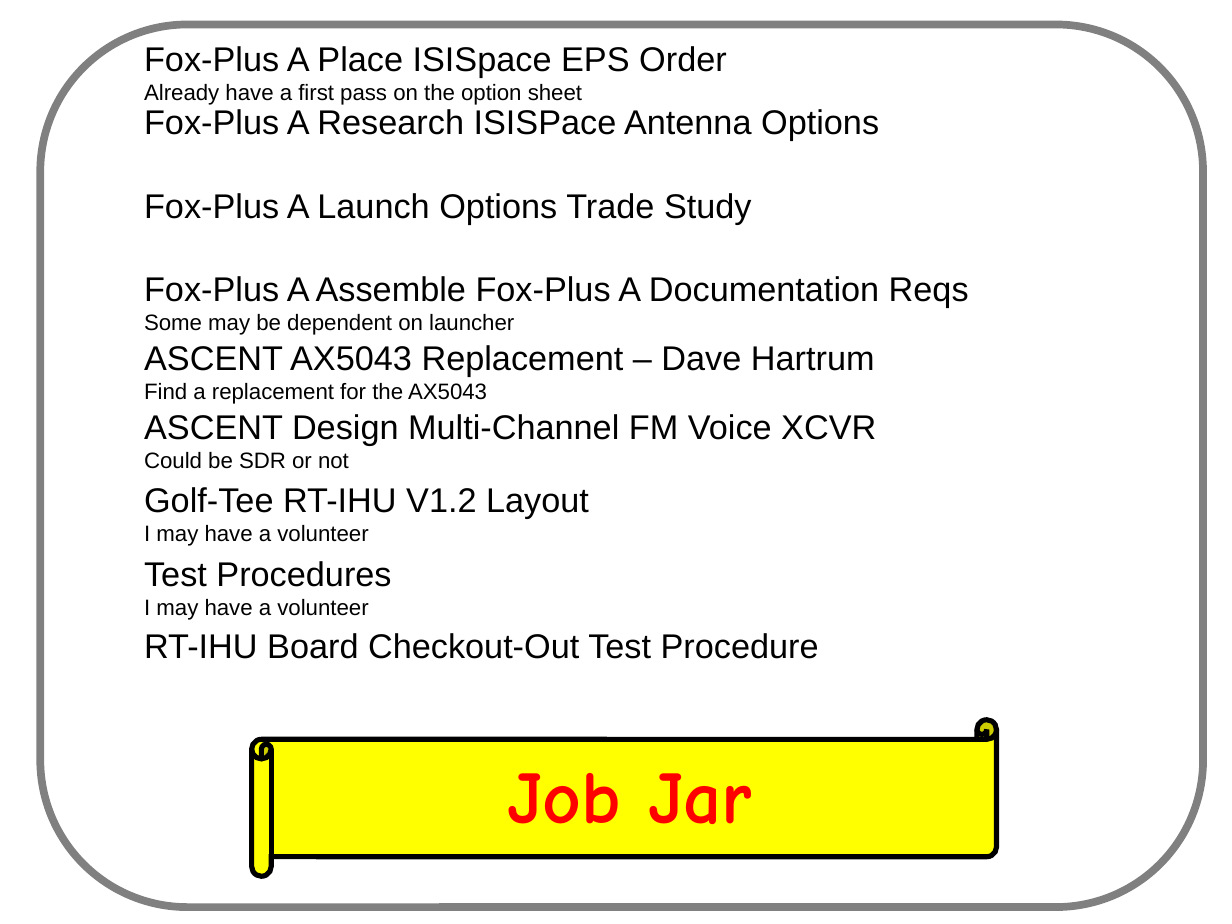
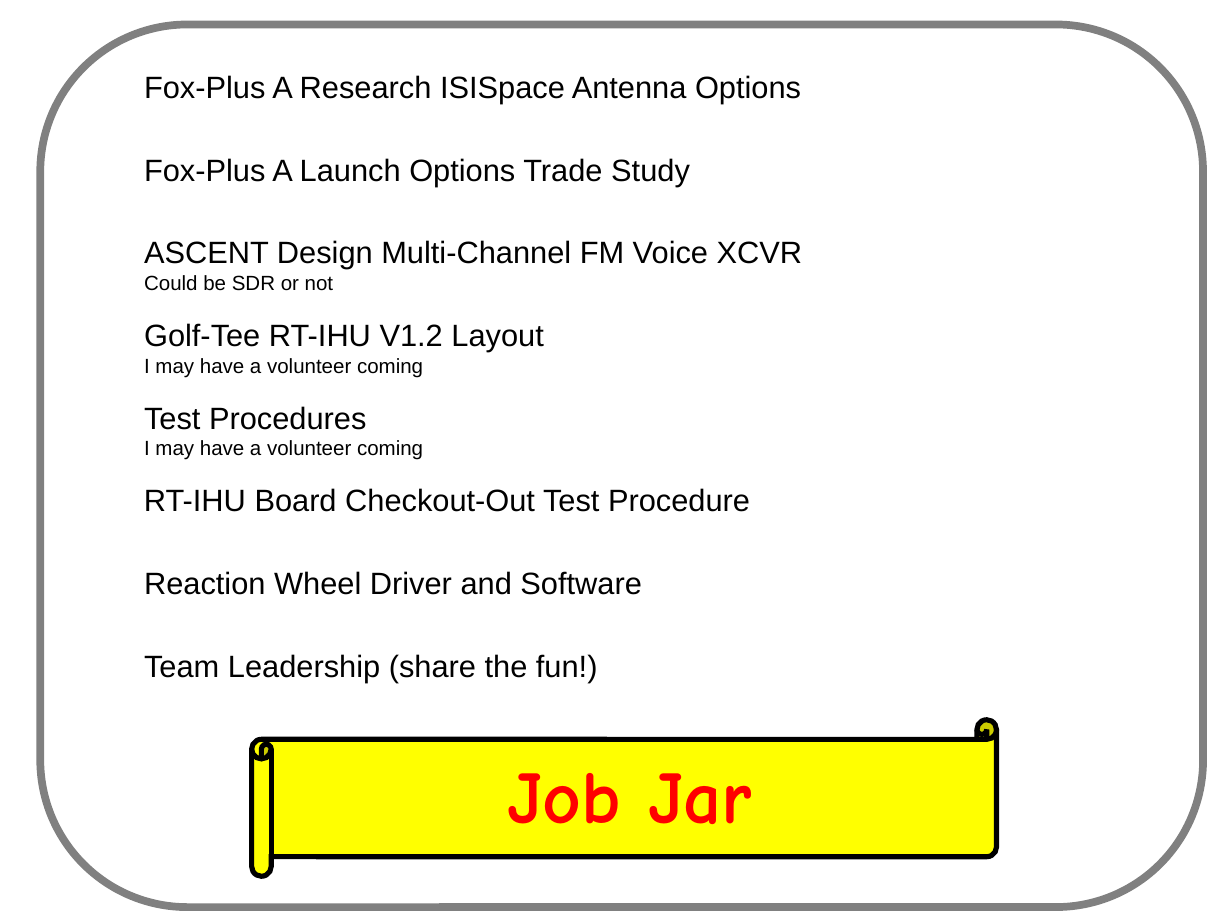
Before and after one commit to AMSAT-NA/fox-plus, a slide deck: slide 3 of weekly_engineering_meetings/2023-03-22/ASCENT-FOX+ Slide.odp. Drawn at 1232x924 pixels with LibreOffice and Linux fonts; fonts in the diff are those of the drawing. Boxes give left, top, right and bottom in pixels: in the first picture for what was removed or moved away, otherwise in the second. Text is boxed around its words. In the diff, an @@ line names an element or a change of style, - is before the commit and + after.

```diff
--- a/weekly_engineering_meetings/2023-03-22/ASCENT-FOX+ Slide.odp
+++ b/weekly_engineering_meetings/2023-03-22/ASCENT-FOX+ Slide.odp
@@ text removed at [144, 46, 727, 105] @@
-Fox-Plus A Place ISISpace EPS Order
-Already have a first pass on the option sheet
@@ text at [144, 75, 801, 104]: text changed; size 20 to 18 pt @@
-Fox-Plus A Research ISISPace Antenna Options
+Fox-Plus A Research ISISpace Antenna Options
@@ text "Fox-Plus A Launch Options Trade ...": place and size @@
-text "Fox-Plus A Launch Options Trade ..." at [144, 193, 752, 224]
+text "Fox-Plus A Launch Options Trade ..." at [144, 158, 690, 186]
@@ text "Fox-Plus A Launch Options Trade ..." at [144, 158, 690, 186]: size 20 to 18 pt @@
@@ text "ASCENT Design Multi-Channel FM Voice ...": place and size @@
-text "ASCENT Design Multi-Channel FM Voice ..." at [144, 414, 876, 469]
+text "ASCENT Design Multi-Channel FM Voice ..." at [144, 240, 803, 291]
@@ text "ASCENT Design Multi-Channel FM Voice ..." at [144, 240, 803, 291]: size 20 to 18 pt in "ASCENT Design Multi-Channel FM Voice XCVR"; size 13 to 12 pt in "Could be SDR or not" @@
@@ text removed at [144, 276, 969, 335] @@
-Fox-Plus A Assemble Fox-Plus A Documentation Reqs
-Some may be dependent on launcher
@@ text "Golf-Tee RT-IHU V1.2 Layout": place and size @@
-text "Golf-Tee RT-IHU V1.2 Layout" at [144, 487, 589, 546]
+text "Golf-Tee RT-IHU V1.2 Layout" at [144, 323, 543, 378]
@@ text at [144, 323, 543, 352]: size 20 to 18 pt in "Golf-Tee RT-IHU V1.2 Layout" @@
@@ text at [144, 358, 423, 378]: text changed; size 13 to 12 pt @@
-I may have a volunteer
+I may have a volunteer coming
@@ text removed at [144, 345, 875, 404] @@
-ASCENT AX5043 Replacement – Dave Hartrum
-Find a replacement for the AX5043
@@ text "Test Procedures": place and size @@
-text "Test Procedures" at [144, 561, 391, 620]
+text "Test Procedures" at [144, 406, 423, 460]
@@ text at [144, 406, 366, 430]: size 20 to 18 pt in "Test Procedures" @@
@@ text at [144, 440, 423, 460]: text changed; size 13 to 12 pt @@
-I may have a volunteer
+I may have a volunteer coming
@@ text "RT-IHU Board Checkout-Out Test Procedure" at [144, 488, 750, 512]: size 20 to 18 pt @@
@@ text "RT-IHU Board Checkout-Out Test Procedure": place and size @@
-text "RT-IHU Board Checkout-Out Test Procedure" at [144, 633, 819, 659]
+text "RT-IHU Board Checkout-Out Test Procedure" at [144, 488, 750, 512]
@@ text added at [144, 571, 641, 595], 18 pt, text #000000 @@
+Reaction Wheel Driver and Software
@@ text added at [144, 654, 598, 682], 18 pt, text #000000 @@
+Team Leadership (share the fun!)
```
Also in this commit, not shown: 4 other slides changed, 2 slides added, 2 slides removed, 3 other files.
